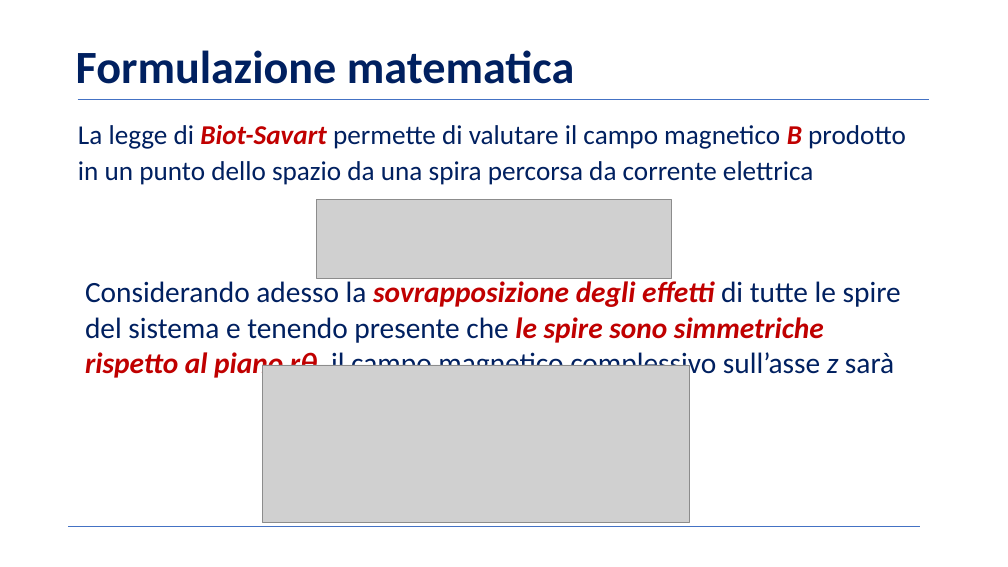
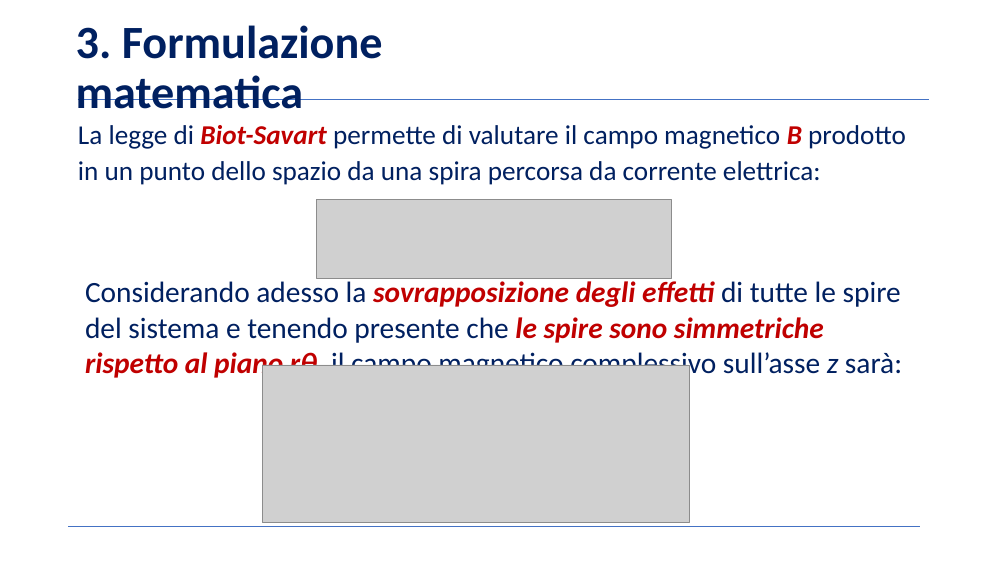
Before and after one commit to BernardoGiordano/NelderMeadMethod, a slide deck: slide 5 of writeup/Slides.pptx. Drawn at 1008x567 pixels with LibreOffice and Linux fonts; fonts in the diff are those of the drawing; grey boxes stand for pictures; background and template pictures are left out. Boxes give left, top, right and bottom in pixels: in the first picture for what was removed or moved away, otherwise in the second. Text is boxed around its words. In the diff, an @@ line names an element or a change of style, - is before the commit and + after.

```diff
--- a/writeup/Slides.pptx
+++ b/writeup/Slides.pptx
@@ text at (76,25,383,109): text changed @@
-Formulazione matematica
+3. Formulazione matematica
@@ text at (78,125,906,185): text changed @@
-La legge di Biot-Savart permette di valutare il campo magnetico B prodotto in un punto dello spazio da una spira percorsa da corrente elettrica
+La legge di Biot-Savart permette di valutare il campo magnetico B prodotto in un punto dello spazio da una spira percorsa da corrente elettrica:
@@ text at (85,278,902,380): text changed @@
-Considerando adesso la sovrapposizione degli effetti di tutte le spire del sistema e tenendo presente che le spire sono simmetriche rispetto al piano rθ, il campo magnetico complessivo sull’asse z sarà
+Considerando adesso la sovrapposizione degli effetti di tutte le spire del sistema e tenendo presente che le spire sono simmetriche rispetto al piano rθ, il campo magnetico complessivo sull’asse z sarà:
```
Also in this commit, not shown: 4 other slides changed.
